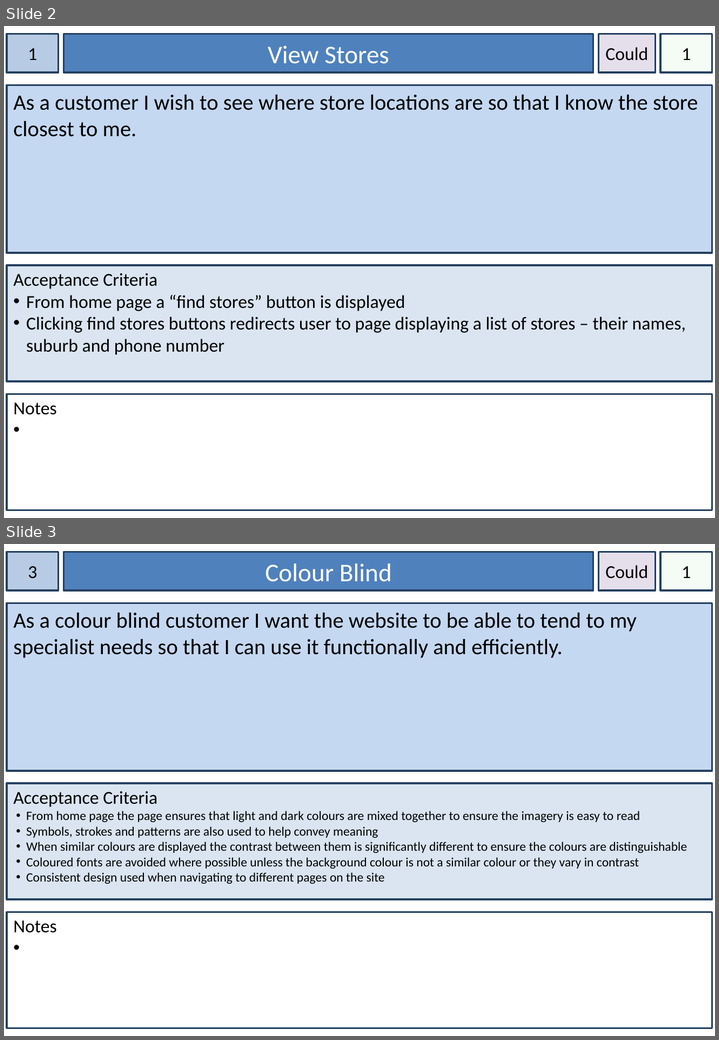
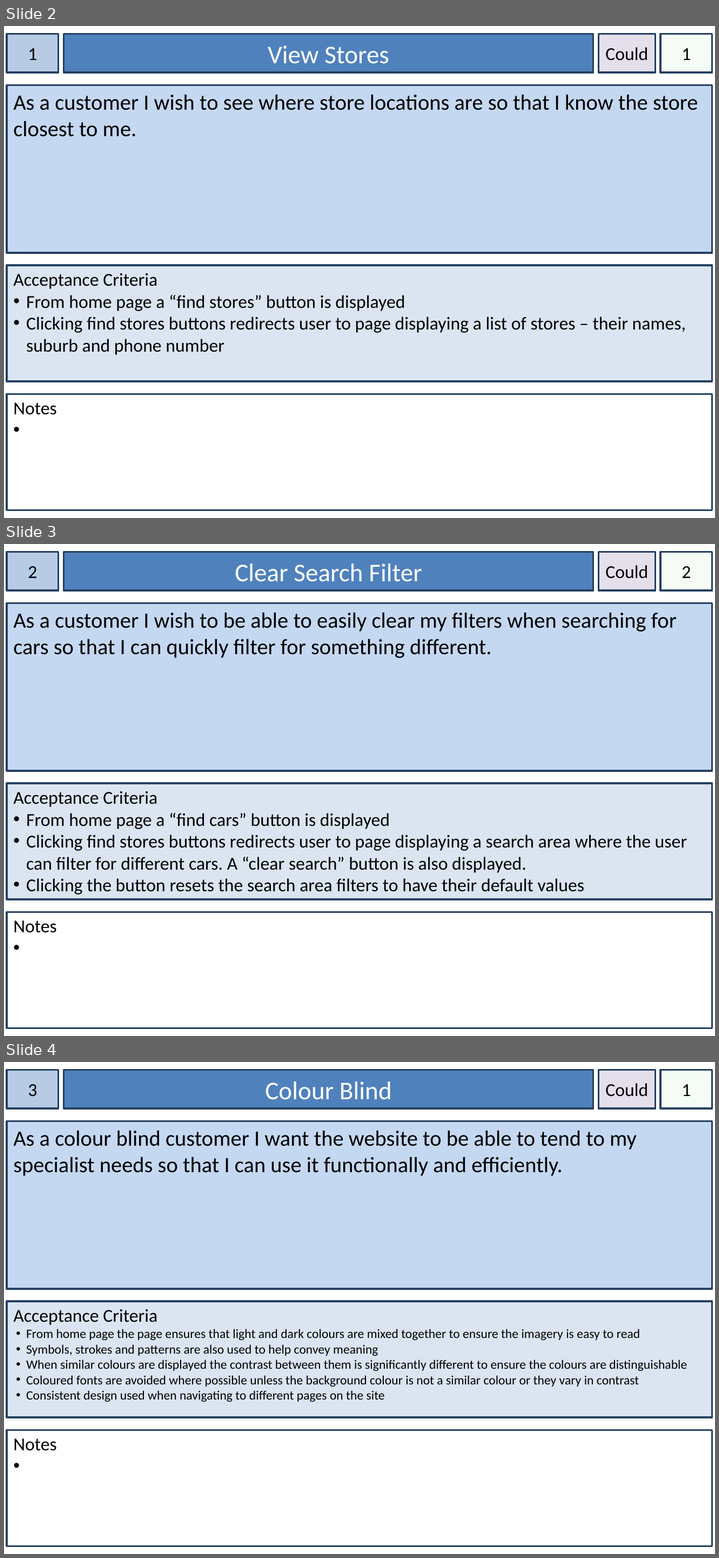
Before and after one commit to Azsorlex26/IFB299-Vroom-x3-Car-Rentals, a slide deck: User Story Cards.pptx. Shown one above the other, each under a label of ours: slides 2 and 3 before the commit, slides 2, 3 and 4 after it. The pictures are 719x1040 and 719x1558 pixels, drawn with LibreOffice and Linux fonts; fonts in the diff are those of the drawing. Boxes give left, top, right and bottom in pixels: in the first picture for what was removed or moved away, otherwise in the second. Text is boxed around its words. In the diff, an @@ line names an element or a change of style, - is before the commit and + after.

Commit message:
Updated Team Documents
Created plan for sprint 2 and corrected issues in sprint 1 plan. Added 2
extra stories based on client feedback (story 2 and 23). Also updated
the burndown chart for sprint 1 and made burndown chart for sprint 2.

```diff
--- a/User Story Cards.pptx
+++ b/User Story Cards.pptx
@@ slide 3 added at (4, 544, 715, 1036), background #FFFFFF @@
@@ rectangle added at (7, 552, 59, 590), fill #B7CCE4, outline #244061 2 pt, 20 pt, text #000000 @@
+2
@@ rectangle added at (64, 552, 593, 590), fill #4F81BD, outline #244061 2 pt, 28 pt, text #FFFFFF @@
+Clear Search Filter
@@ rectangle added at (599, 552, 656, 590), fill #E5DFEC, outline #244061 2 pt, 20 pt, text #000000 @@
+Could
@@ rectangle added at (660, 552, 712, 590), fill #CCF0CD at 20% opacity, outline #244061 2 pt, 20 pt, text #000000 @@
+2
@@ rectangle added at (7, 603, 712, 771), fill #C5D8F1, outline #244061 2 pt, 24 pt, text #000000 @@
+As a customer I wish to be able to easily clear my filters when searching for cars so that I can quickly filter for something different.
@@ rectangle added at (7, 784, 712, 900), fill #DAE5F1, outline #244061 2 pt, 20 pt, text #000000 @@
+Acceptance Criteria
+• From home page a “find cars” button is displayed
+• Clicking find stores buttons redirects user to page displaying a search area where the user can filter for different cars. A “clear search” button is also displayed.
+• Clicking the button resets the search area filters to have their default values
@@ rectangle added at (7, 912, 712, 1028), fill #FFFFFF, outline #244061 2 pt, 20 pt, text #000000 @@
+Notes
@@ what was slide 3 is now slide 4 @@
```
Also in this commit, not shown: 1 other slide added, 2 other files.
